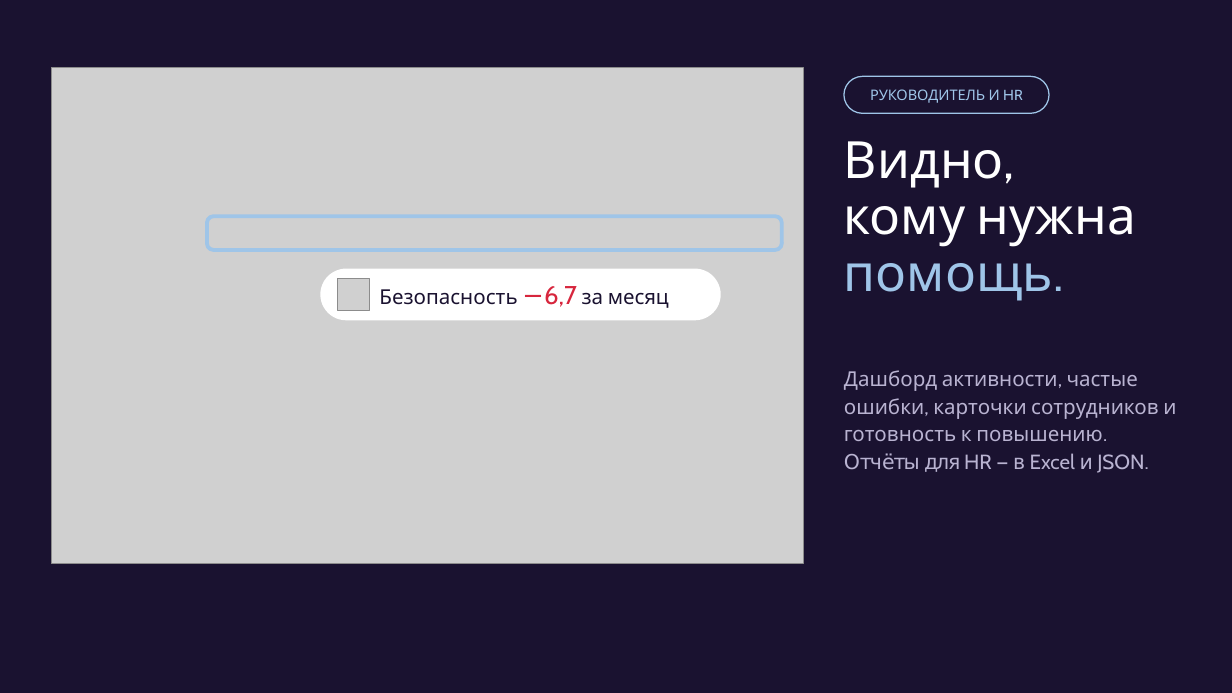
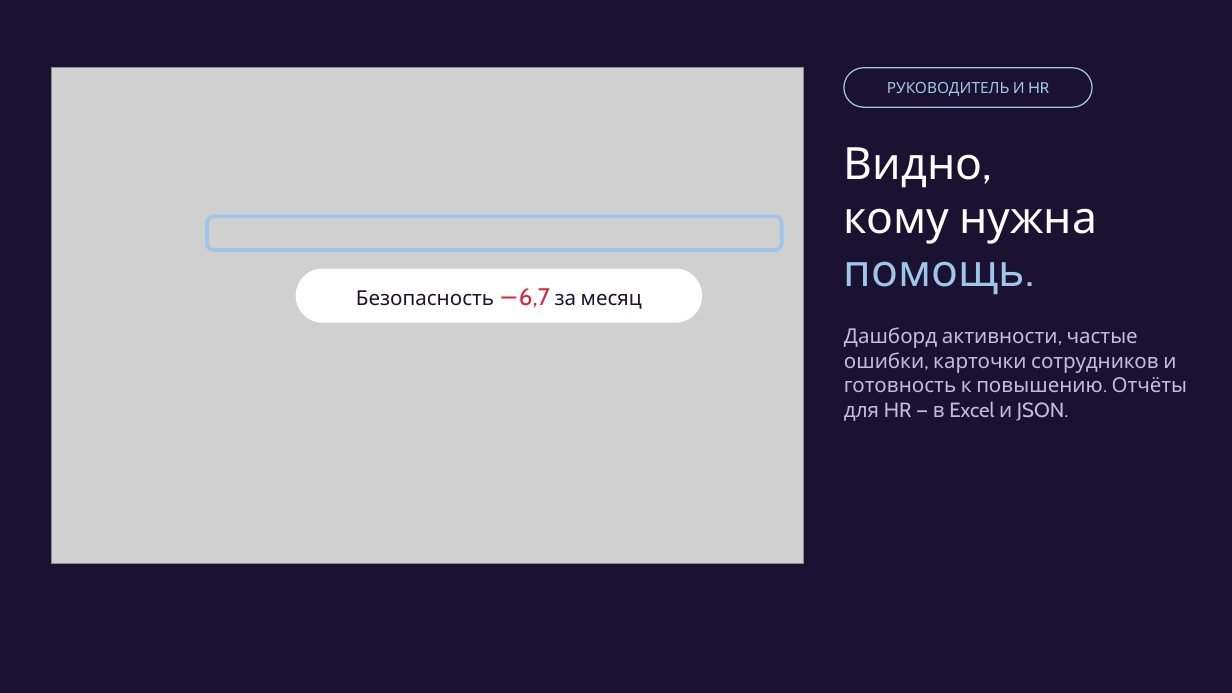
Before and after one commit to tuhlopuz1/mosgortrans-presentation, a slide deck: slide 9 of Магистраль 400 — финал.pptx (slide 11 before the commit). Drawn at 1232x693 pixels with LibreOffice and Linux fonts; fonts in the diff are those of the drawing; grey boxes stand for pictures; background and template pictures are left out. Boxes give left, top, right and bottom in pixels: in the first picture for what was removed or moved away, otherwise in the second. Text is boxed around its words. In the diff, an @@ line names an element or a change of style, - is before the commit and + after.

```diff
--- a/Магистраль 400 — финал.pptx
+++ b/Магистраль 400 — финал.pptx
@@ rounded rectangle "РУКОВОДИТЕЛЬ И HR": place and size @@
-rounded rectangle "РУКОВОДИТЕЛЬ И HR" at box(870, 89, 1023, 103)
+rounded rectangle "РУКОВОДИТЕЛЬ И HR" at box(844, 68, 1093, 107)
@@ rounded rectangle "РУКОВОДИТЕЛЬ И HR" at box(844, 68, 1093, 107): size 8.5 to 9 pt; outline none to #9FC5E8 0.75 pt @@
@@ rounded rectangle removed at box(844, 76, 1050, 113) @@
@@ text at box(844, 147, 1097, 295): paragraphs added @@
+Видно,
+кому нужна
+помощь.
@@ text "Видно,": place and size @@
-text "Видно," at box(844, 370, 1176, 473)
+text "Видно," at box(844, 147, 1188, 421)
@@ text removed at box(844, 141, 1136, 301) @@
-Видно,
-кому нужна
-помощь.
@@ rounded rectangle "Безопасность −6,7 за месяц": place and size @@
-rounded rectangle "Безопасность −6,7 за месяц" at box(379, 286, 669, 308)
+rounded rectangle "Безопасность −6,7 за месяц" at box(296, 269, 702, 323)
@@ rounded rectangle "Безопасность −6,7 за месяц" at box(296, 269, 702, 323): size 15 to 14 pt in "−6,7"; alignment left to centre; fill none to #FFFFFF @@
@@ rounded rectangle removed at box(320, 269, 721, 320) @@
@@ picture removed at box(338, 278, 370, 310) @@
@@ text at box(844, 327, 1188, 421): text colour #B9B3D1 to #C3BDDB in "Дашборд активности, частые ошибки, карточки сотрудников и ..."; line spacing 1.12 to 1; more space between paragraphs @@
```
Also in this commit, not shown: 13 other slides changed, 3 slides removed.
